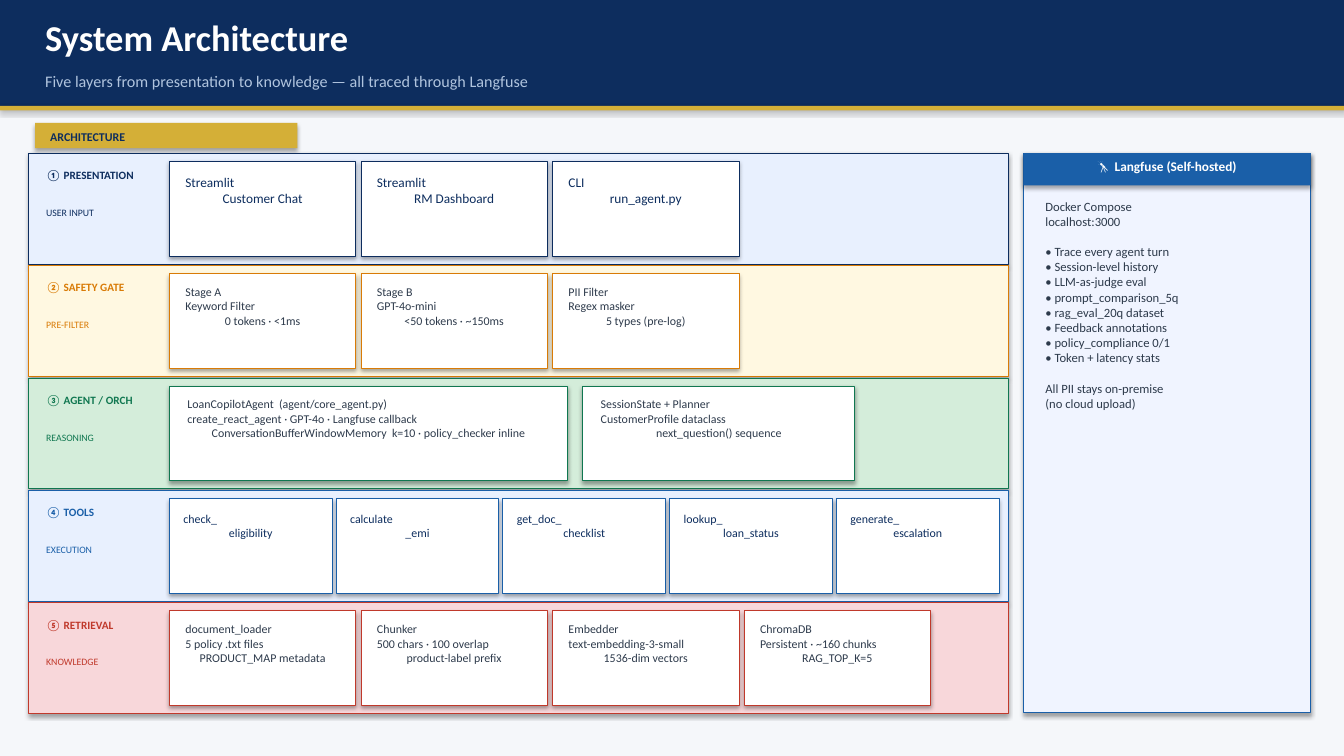
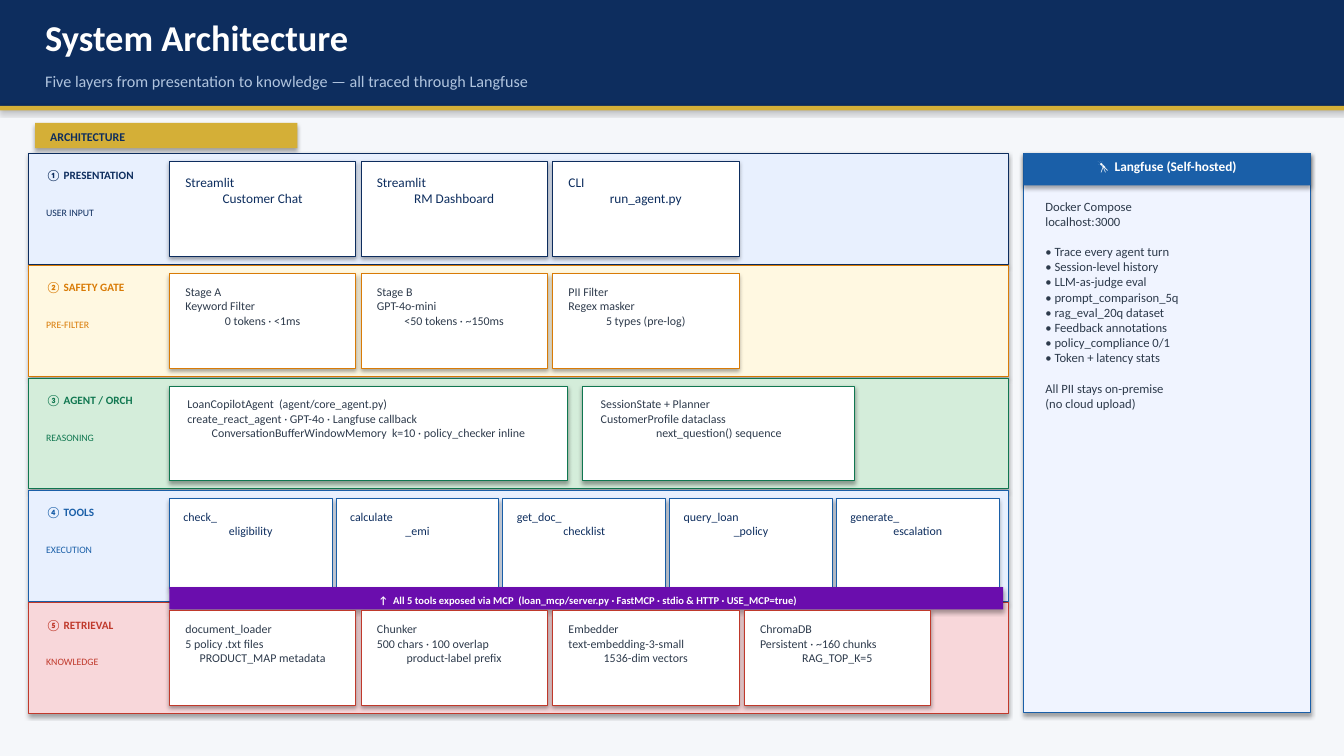
Before and after one commit to manojbansal-projects/LoanCopilot, a slide deck: slide 4 of docs/capstone_presentation.pptx. Drawn at 1344x756 pixels with LibreOffice and Linux fonts; fonts in the diff are those of the drawing. Boxes give left, top, right and bottom in pixels: in the first picture for what was removed or moved away, otherwise in the second. Text is boxed around its words. In the diff, an @@ line names an element or a change of style, - is before the commit and + after.

```diff
--- a/docs/capstone_presentation.pptx
+++ b/docs/capstone_presentation.pptx
@@ rectangle: place and size @@
-rectangle at box(169, 499, 332, 594)
+rectangle at box(169, 499, 332, 589)
@@ rectangle: place and size @@
-rectangle at box(336, 499, 498, 594)
+rectangle at box(336, 499, 498, 589)
@@ rectangle: place and size @@
-rectangle at box(503, 499, 665, 594)
+rectangle at box(503, 499, 665, 589)
@@ rectangle: place and size @@
-rectangle at box(669, 499, 832, 594)
+rectangle at box(669, 499, 832, 589)
@@ rectangle: place and size @@
-rectangle at box(837, 499, 999, 594)
+rectangle at box(837, 499, 999, 589)
@@ text at box(684, 512, 768, 537): text changed @@
-lookup_
-loan_status
+query_loan
+_policy
@@ rectangle added at box(169, 588, 1003, 610), fill #6A0DAD @@
@@ text added at box(393, 596, 797, 606), 7.5 pt, text #FFFFFF, bold @@
+↑ All 5 tools exposed via MCP (loan_mcp/server.py · FastMCP · stdio & HTTP · USE_MCP=true)
```
Also in this commit, not shown: 7 other slides changed, 24 other files.
